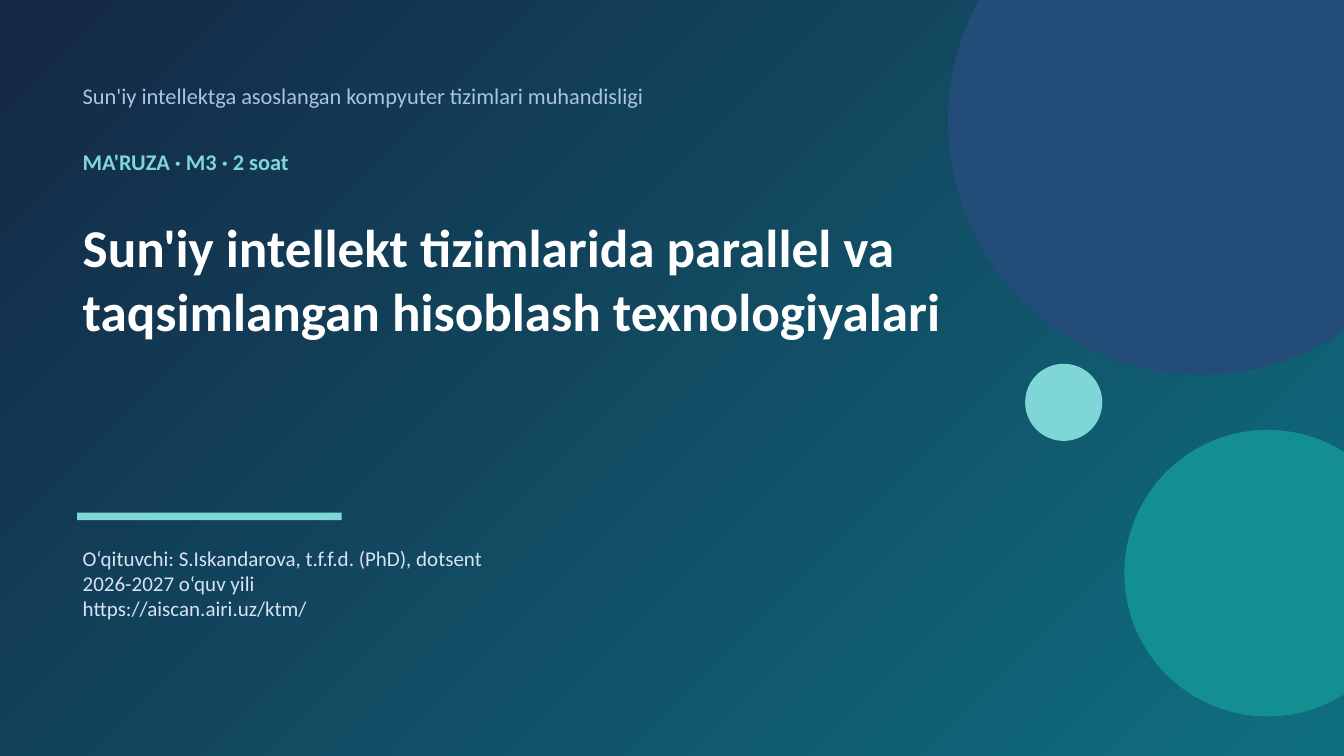
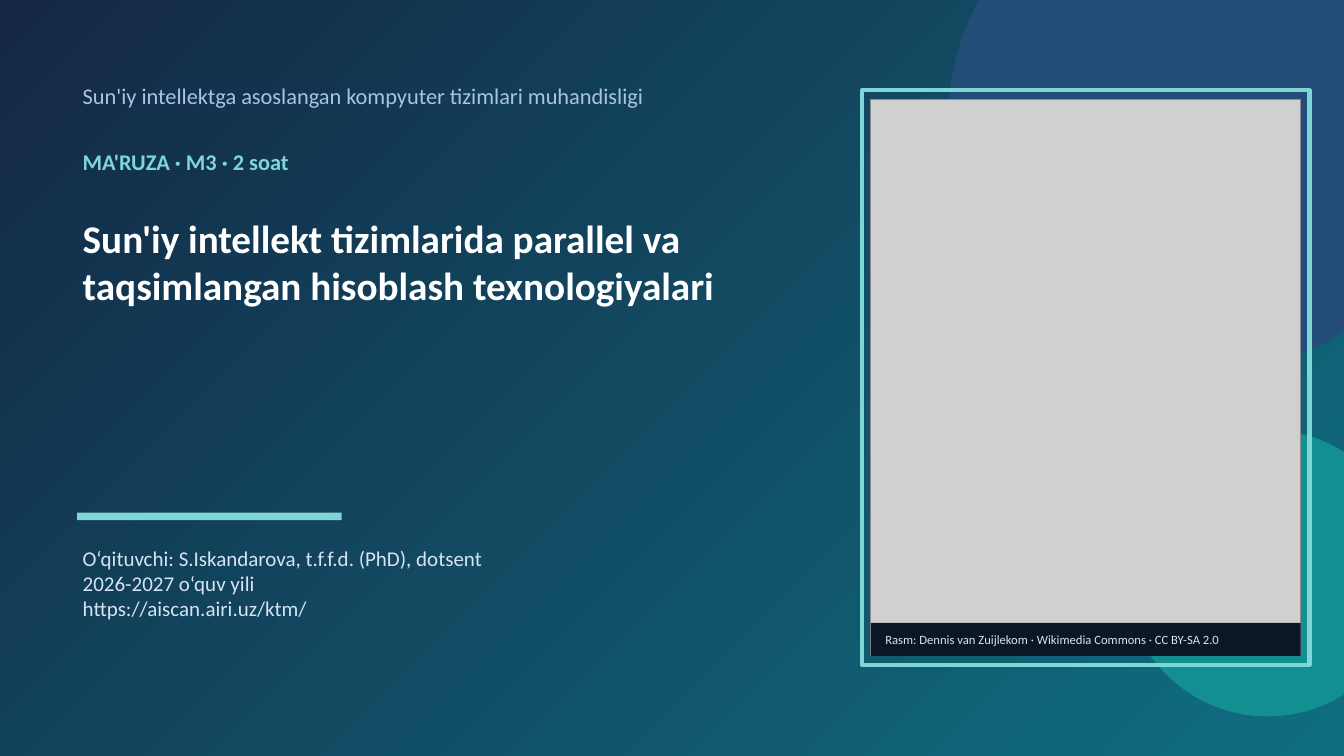
Before and after one commit to sayka7/ktm_labs, a slide deck: slide 1 of slaydlar/M3.pptx. Drawn at 1344x756 pixels with LibreOffice and Linux fonts; fonts in the diff are those of the drawing; grey boxes stand for pictures. Boxes give left, top, right and bottom in pixels: in the first picture for what was removed or moved away, otherwise in the second. Text is boxed around its words. In the diff, an @@ line names an element or a change of style, - is before the commit and + after.

```diff
--- a/slaydlar/M3.pptx
+++ b/slaydlar/M3.pptx
@@ rectangle added at (862,91,1310,665), outline #7FD6D7 3 pt @@
@@ picture added at (871,99,1302,655) @@
@@ text "Sun'iy intellekt tizimlarida parallel va ..." at (83,225,714,307): size 38 to 28 pt @@
@@ ellipse removed at (1025,364,1103,442) @@
@@ rectangle added at (871,623,1302,656), fill #0B1626 @@
@@ text added at (885,635,1219,646), 9 pt, text #D7E3F4 @@
+Rasm: Dennis van Zuijlekom · Wikimedia Commons · CC BY-SA 2.0
```
Also in this commit, not shown: 12 other slides changed, 8 slides added, 31 slides removed, 21 other files.
